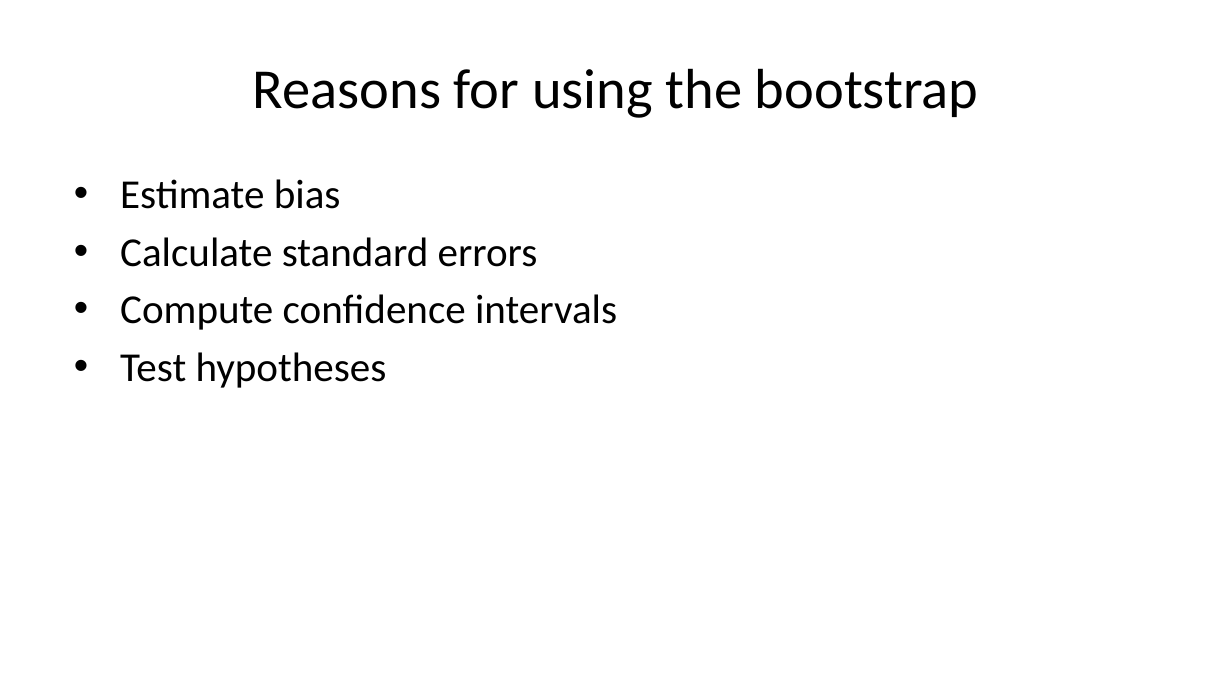
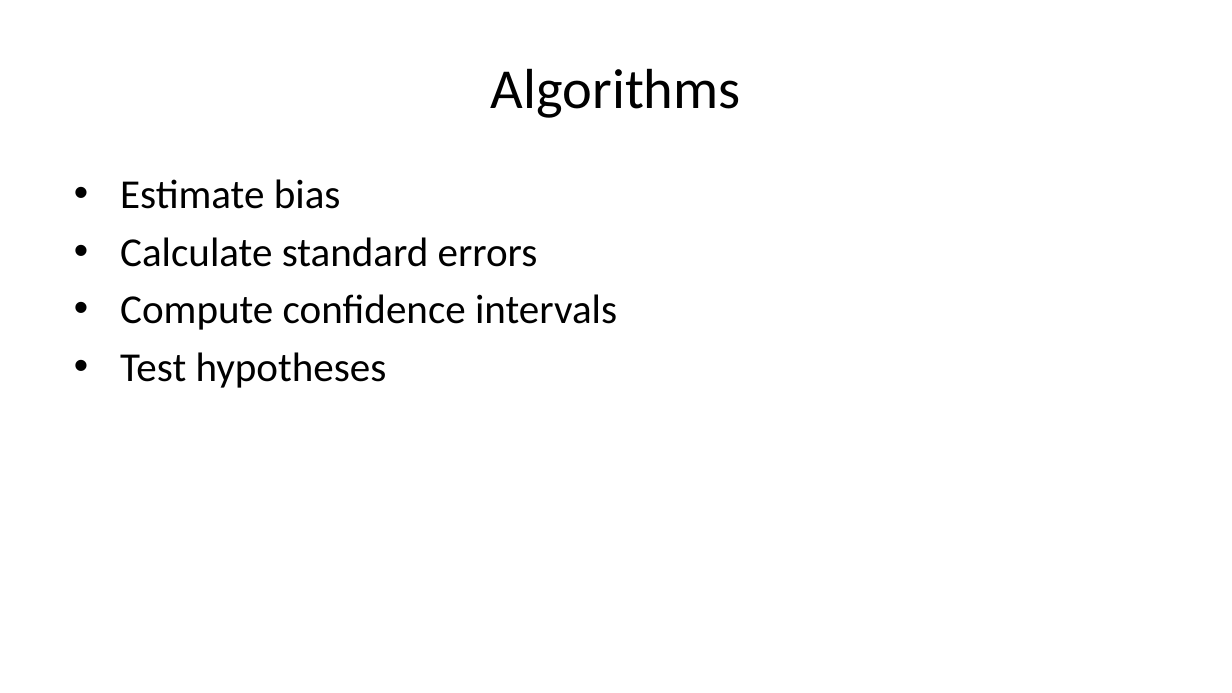
Before and after one commit to pmean/papers-and-presentations, a slide deck: slide 22 of bootstrap/src/bootstrap-slides.pptx. Drawn at 1232x693 pixels with LibreOffice and Linux fonts; fonts in the diff are those of the drawing. Boxes give left, top, right and bottom in pixels: in the first picture for what was removed or moved away, otherwise in the second. Text is boxed around its words. In the diff, an @@ line names an element or a change of style, - is before the commit and + after.

Commit message:
Good first draft of bootstrap talk

```diff
--- a/bootstrap/src/bootstrap-slides.pptx
+++ b/bootstrap/src/bootstrap-slides.pptx
@@ title at [491, 68, 741, 118]: text changed @@
-Reasons for using the bootstrap
+Algorithms
```
Also in this commit, not shown: 9 other slides changed, 27 slides added, 6 slides removed, 6 other files.
